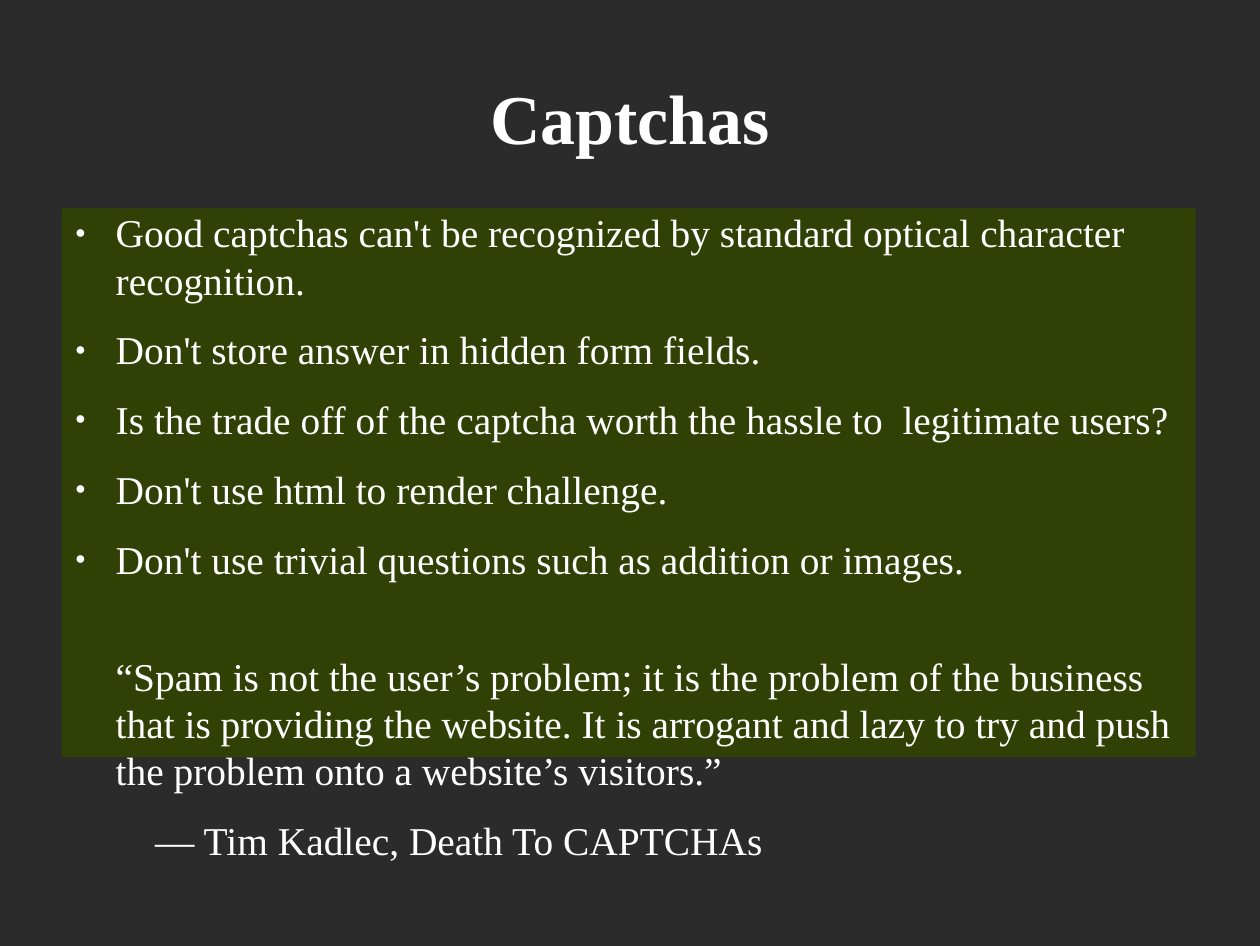
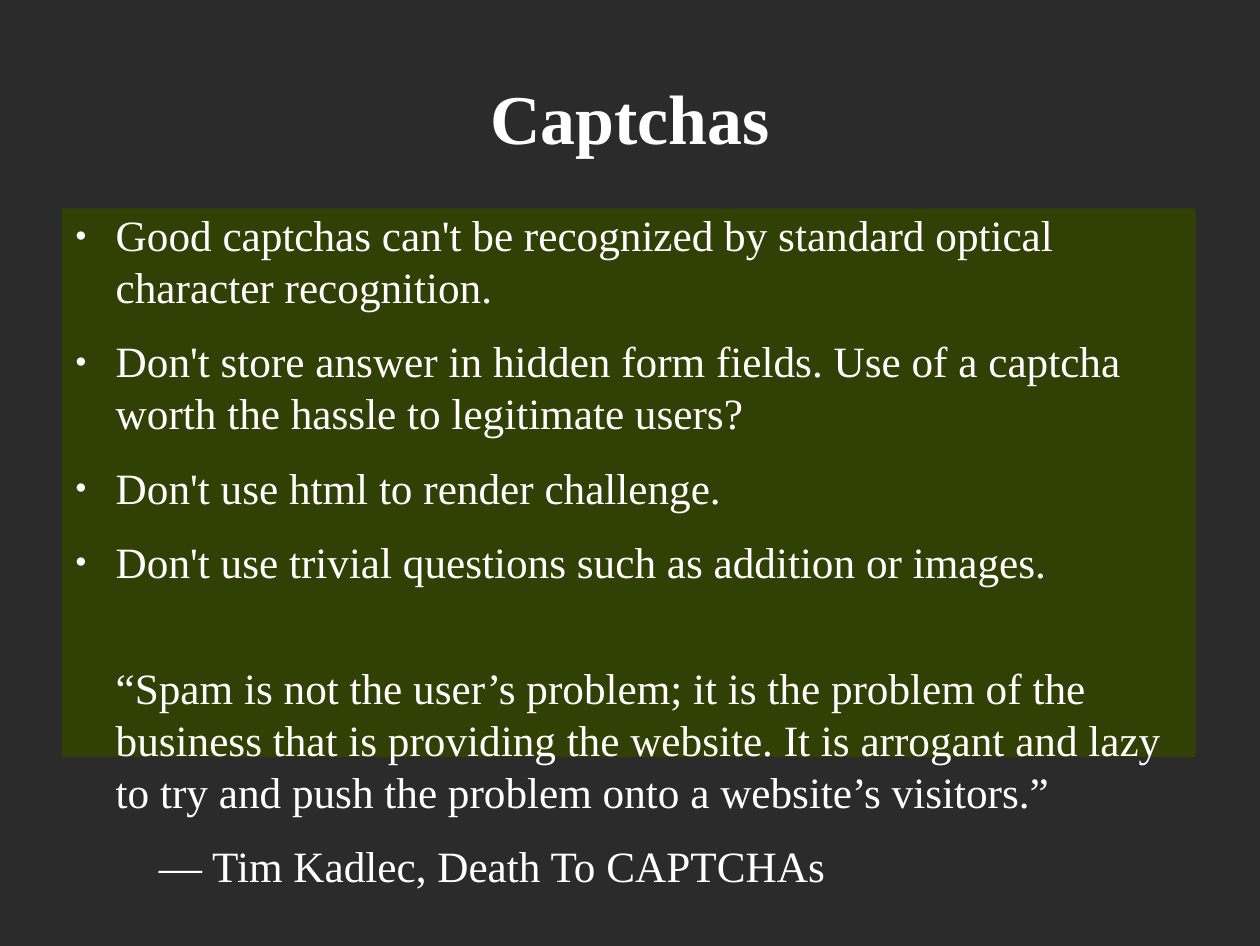
Before and after one commit to obscuritysystems/Webspiders, a slide deck: slide 21 of WebSpiders.odp (slide 20 before the commit). Drawn at 1260x946 pixels with LibreOffice and Linux fonts; fonts in the diff are those of the drawing; background and template pictures are left out; a plain dark background stands for a picture behind light text. Boxes give left, top, right and bottom in pixels: in the first picture for what was removed or moved away, otherwise in the second. Text is boxed around its words. In the diff, an @@ line names an element or a change of style, - is before the commit and + after.

```diff
--- a/WebSpiders.odp
+++ b/WebSpiders.odp
@@ text at [116,221,1160,889]: size 24.8 to 27.2 pt in "Good captchas can't be recognized by standard ...", "Don't use html to render challenge.", "Don't use trivial questions such as addition ...", "“Spam is not the user’s problem; it ..." and 1 more places @@
@@ text at [116,346,1120,438]: text changed; size 24.8 to 27.2 pt @@
-● Don't store answer in hidden form fields.
-● Is the trade off of the captcha worth the hassle to legitimate users?
+● Don't store answer in hidden form fields. Use of a captcha worth the hassle to legitimate users?
```
Also in this commit, not shown: 1 other slide changed, 2 slides added.
